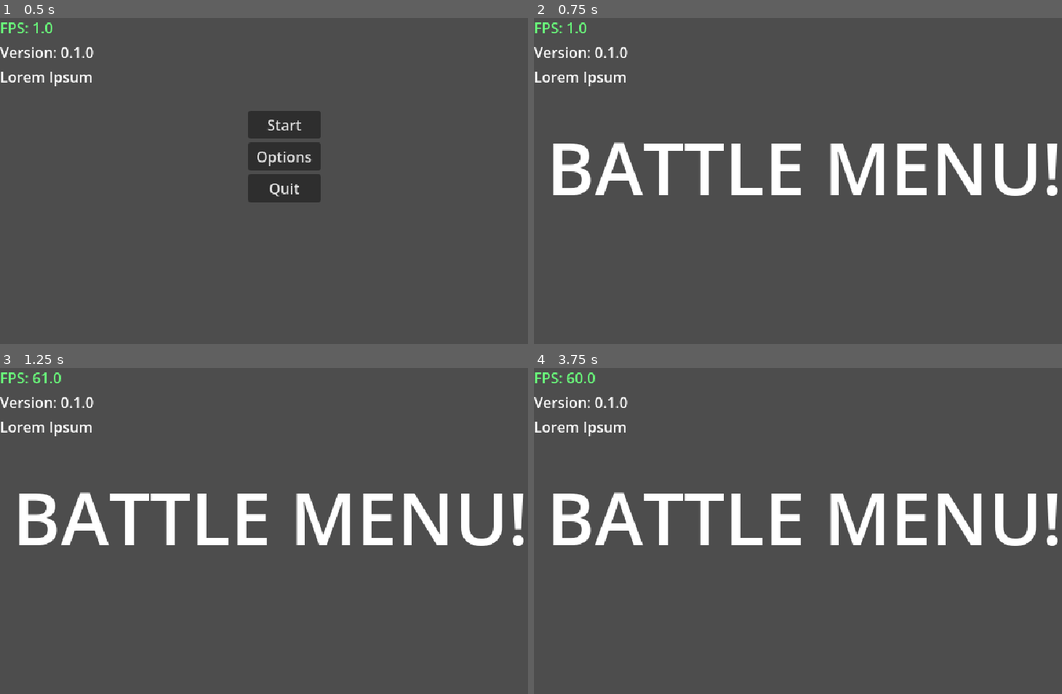
Above: before the commit, frames 1-4 (two rows, left to right).
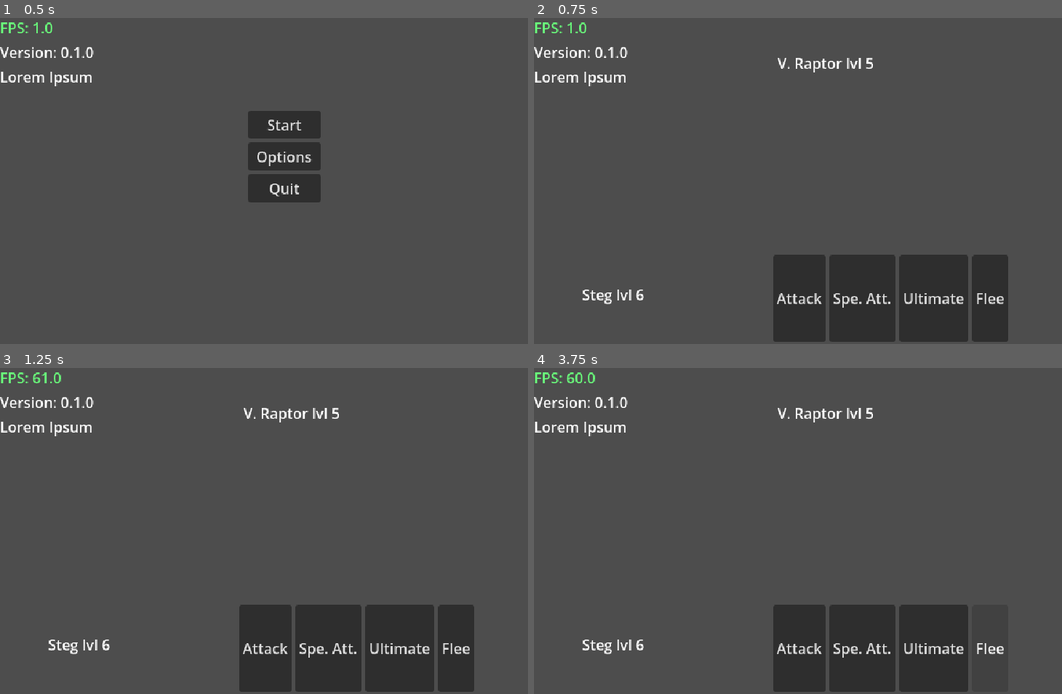
Above: after the commit, the same moments.

Repository: Tricky-Bracket-Man-Studios/DinoGame
Game: Godot game, scene res://logic/levels/packed scenes/main_game.tscn
The game is run twice, just before and just after one commit, with the same random seed, the same clock (stepped at 60 frames per second) and the same inputs.
Inputs (mouse positions are in pixels of both pictures, inside the frame that each line leads up to):
- Up to frame 1 (0.5 s): no input
- Up to frame 2 (0.75 s): click "Start" at 0.5 s
- Up to frame 3 (1.25 s): no input
- Up to frame 4 (3.75 s): click (798, 648) at 1.25 s, where only the run after the commit has a clickable "Attack"; click (861, 648) at 2 s, where only the run after the commit has a clickable "Spe. Att."; click (935, 648) at 2.75 s, where only the run after the commit has a clickable "Ultimate"; click (988, 648) at 3.5 s, where only the run after the commit has a clickable "Flee"

Frame 1 is identical in both runs. In frame 2, 18% of the frame differs, in the area x 3-100%, y 12-100%; in frame 3, 18%; in frame 4, 16%.

Commit message:
Added a unitspawner, not finished!

Diff:
--- /dev/null
+++ b/logic/core/packed scenes/unit_spawner.gd
@@ -0,0 +1,8 @@
+class_name UnitSpawner
+extends Node2D
+
+## Description: The purpose of this script is to have set locations where units
+## spawn and to control the logic behind it.
+## Filename: unit_spawner.gd
+## Author(s): Matthew Perry,
+## Last Updated: 09/09/2026
--- /dev/null
+++ b/logic/core/packed scenes/unit_spawner.tscn
@@ -0,0 +1,6 @@
+[gd_scene format=3 uid="uid://b8owwx7xkxeri"]
+
+[ext_resource type="Script" uid="uid://bbpmxg7yiq76u" path="res://logic/core/packed scenes/unit_spawner.gd" id="1_vgirh"]
+
+[node name="Unit Spawner" type="Node2D" unique_id=1664450174]
+script = ExtResource("1_vgirh")
--- a/logic/levels/packed scenes/battle_menu.tscn
+++ b/logic/levels/packed scenes/battle_menu.tscn
@@ -2,23 +2,88 @@
 
 [ext_resource type="Script" uid="uid://d4c528k1pwiwv" path="res://logic/levels/_scripts/battle_menu.gd" id="1_38myl"]
 
-[sub_resource type="LabelSettings" id="LabelSettings_kpjrq"]
-font_size = 80
-
 [node name="Battle" type="Node2D" unique_id=1324921985]
 script = ExtResource("1_38myl")
 
-[node name="Control" type="Control" parent="." unique_id=847456650]
+[node name="BattleUIRoot" type="Control" parent="." unique_id=1286873900]
 layout_mode = 3
 anchors_preset = 0
-offset_right = 40.0
-offset_bottom = 40.0
+offset_right = 638.0
+offset_bottom = 361.0
 
-[node name="Label" type="Label" parent="Control" unique_id=1568967439]
+[node name="AttackPhase" type="HBoxContainer" parent="BattleUIRoot" unique_id=1897882048]
 layout_mode = 0
-offset_left = 14.0
-offset_top = 110.0
-offset_right = 723.0
-offset_bottom = 247.0
-text = "BATTLE MENU!"
-label_settings = SubResource("LabelSettings_kpjrq")
+offset_left = 145.0
+offset_top = 262.0
+offset_right = 640.0
+offset_bottom = 358.0
+alignment = 1
+
+[node name="Attack" type="Button" parent="BattleUIRoot/AttackPhase" unique_id=325483656]
+layout_mode = 2
+text = "Attack"
+
+[node name="SpecialAttack" type="Button" parent="BattleUIRoot/AttackPhase" unique_id=359924373]
+layout_mode = 2
+text = "Spe. Att."
+
+[node name="Ultimate" type="Button" parent="BattleUIRoot/AttackPhase" unique_id=1404864192]
+layout_mode = 2
+text = "Ultimate"
+
+[node name="Flee" type="Button" parent="BattleUIRoot/AttackPhase" unique_id=1281070830]
+layout_mode = 2
+text = "Flee
+"
+
+[node name="DefendPhase" type="HBoxContainer" parent="BattleUIRoot" unique_id=107839457]
+visible = false
+layout_mode = 0
+offset_left = 145.0
+offset_top = 262.0
+offset_right = 640.0
+offset_bottom = 358.0
+alignment = 1
+
+[node name="Defend" type="Button" parent="BattleUIRoot/DefendPhase" unique_id=1798948668]
+layout_mode = 2
+text = "Defend
+"
+
+[node name="SpecialDefend" type="Button" parent="BattleUIRoot/DefendPhase" unique_id=1131106203]
+layout_mode = 2
+text = "Spe. Def."
+
+[node name="Ultimate" type="Button" parent="BattleUIRoot/DefendPhase" unique_id=1371627683]
+layout_mode = 2
+text = "Ultimate"
+
+[node name="Flee" type="Button" parent="BattleUIRoot/DefendPhase" unique_id=62657414]
+layout_mode = 2
+text = "Flee
+"
+
+[node name="AspectRatioContainer2" type="AspectRatioContainer" parent="BattleUIRoot" unique_id=143731884]
+layout_mode = 0
+offset_left = 266.0
+offset_top = 9.0
+offset_right = 376.0
+offset_bottom = 119.0
+
+[node name="Label" type="Label" parent="BattleUIRoot/AspectRatioContainer2" unique_id=1859998328]
+layout_mode = 2
+text = "V. Raptor lvl 5
+"
+horizontal_alignment = 1
+
+[node name="AspectRatioContainer" type="AspectRatioContainer" parent="BattleUIRoot" unique_id=165727634]
+layout_mode = 0
+offset_left = -1.0
+offset_top = 251.0
+offset_right = 176.0
+offset_bottom = 361.0
+
+[node name="Label" type="Label" parent="BattleUIRoot/AspectRatioContainer" unique_id=1050680704]
+layout_mode = 2
+text = "Steg lvl 6"
+horizontal_alignment = 1
Not shown, added: logic/core/packed scenes/unit_spawner.gd.uid
